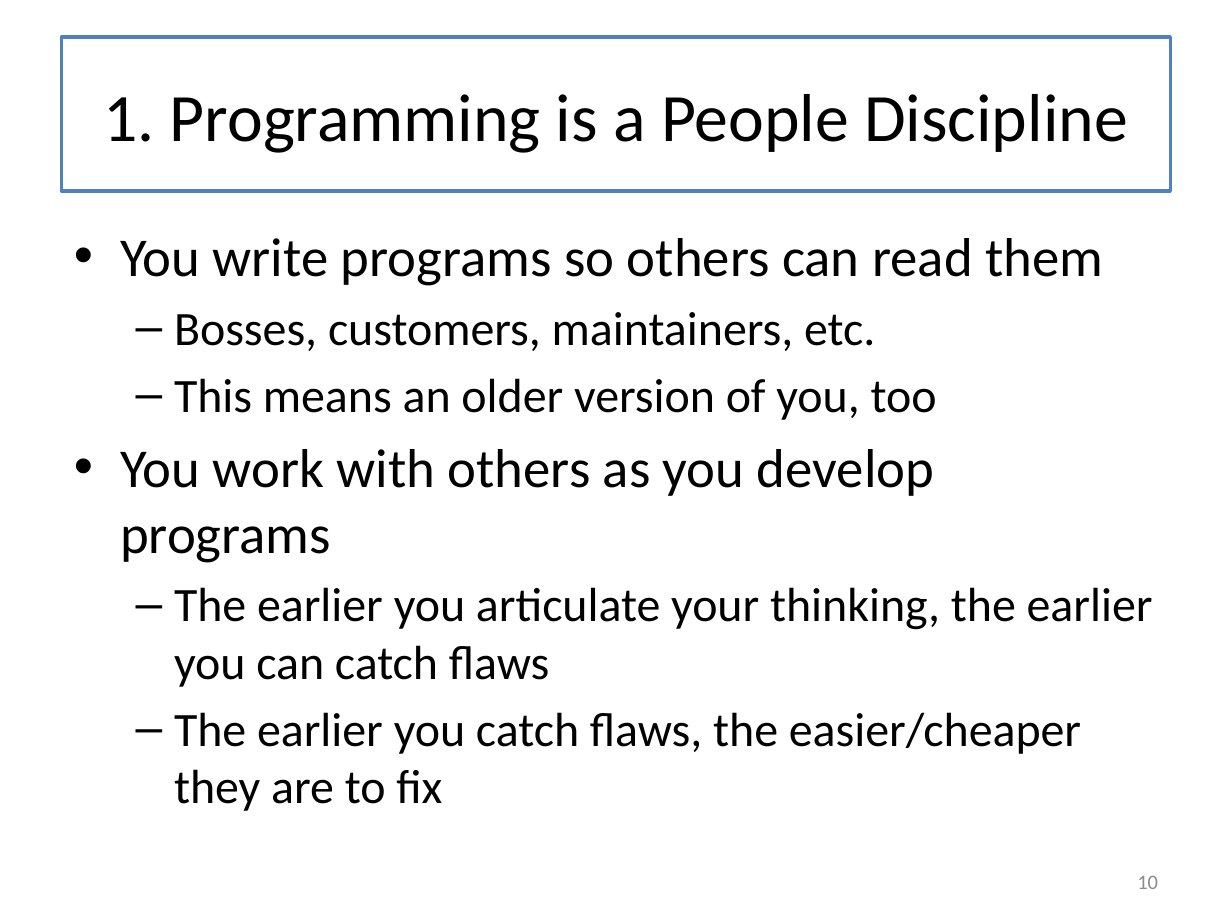
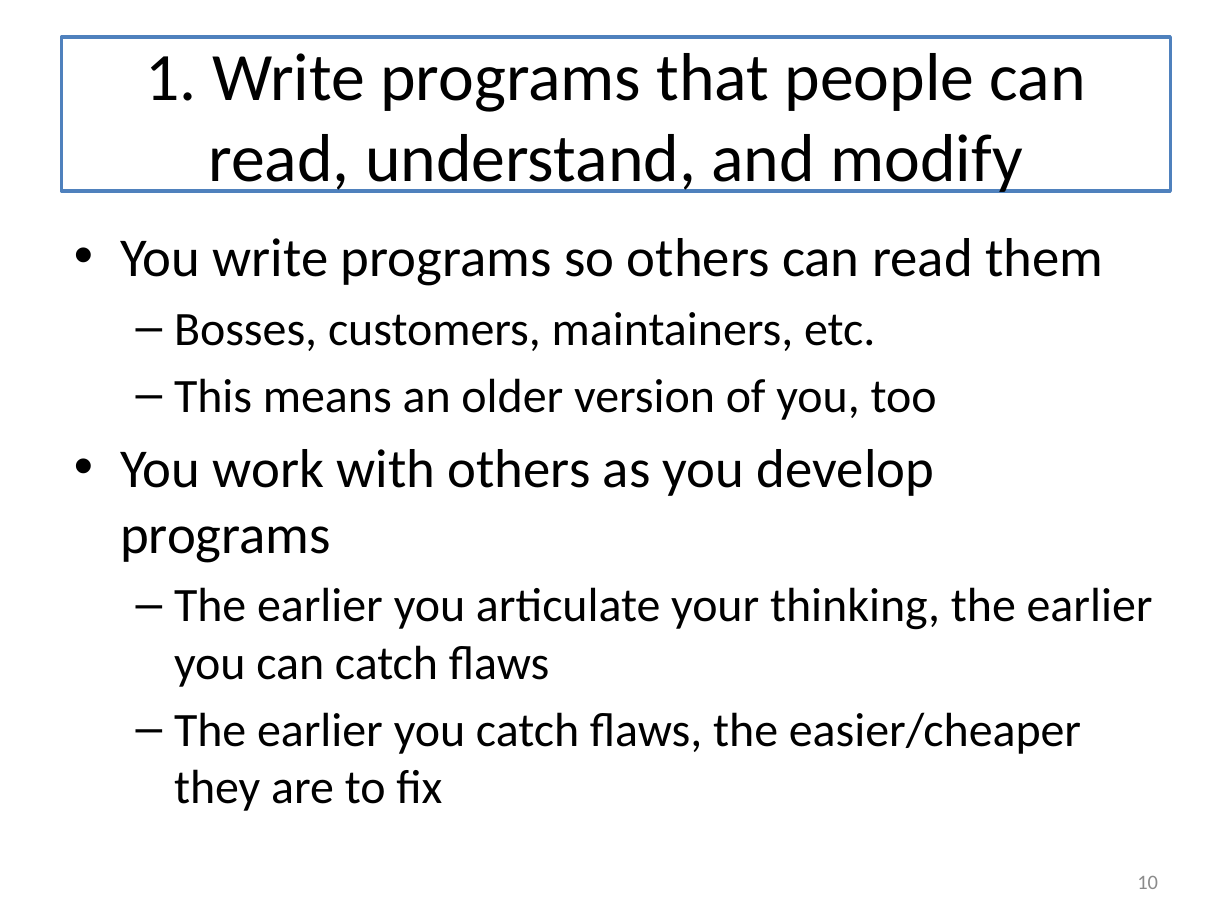
Before and after one commit to mwand/cs5010f16, a slide deck: slide 10 of Slides/Lesson 12.1 The Last Lecture.pptx. Drawn at 1232x924 pixels with LibreOffice and Linux fonts; fonts in the diff are those of the drawing. Boxes give left, top, right and bottom in pixels: in the first picture for what was removed or moved away, otherwise in the second. Text is boxed around its words. In the diff, an @@ line names an element or a change of style, - is before the commit and + after.

```diff
--- a/Slides/Lesson 12.1 The Last Lecture.pptx
+++ b/Slides/Lesson 12.1 The Last Lecture.pptx
@@ title at [145, 53, 1086, 193]: text changed @@
-1. Programming is a People Discipline
+1. Write programs that people can read, understand, and modify
```
Also in this commit, not shown: 10 other slides changed, 5 slides added, 3 slides removed.
